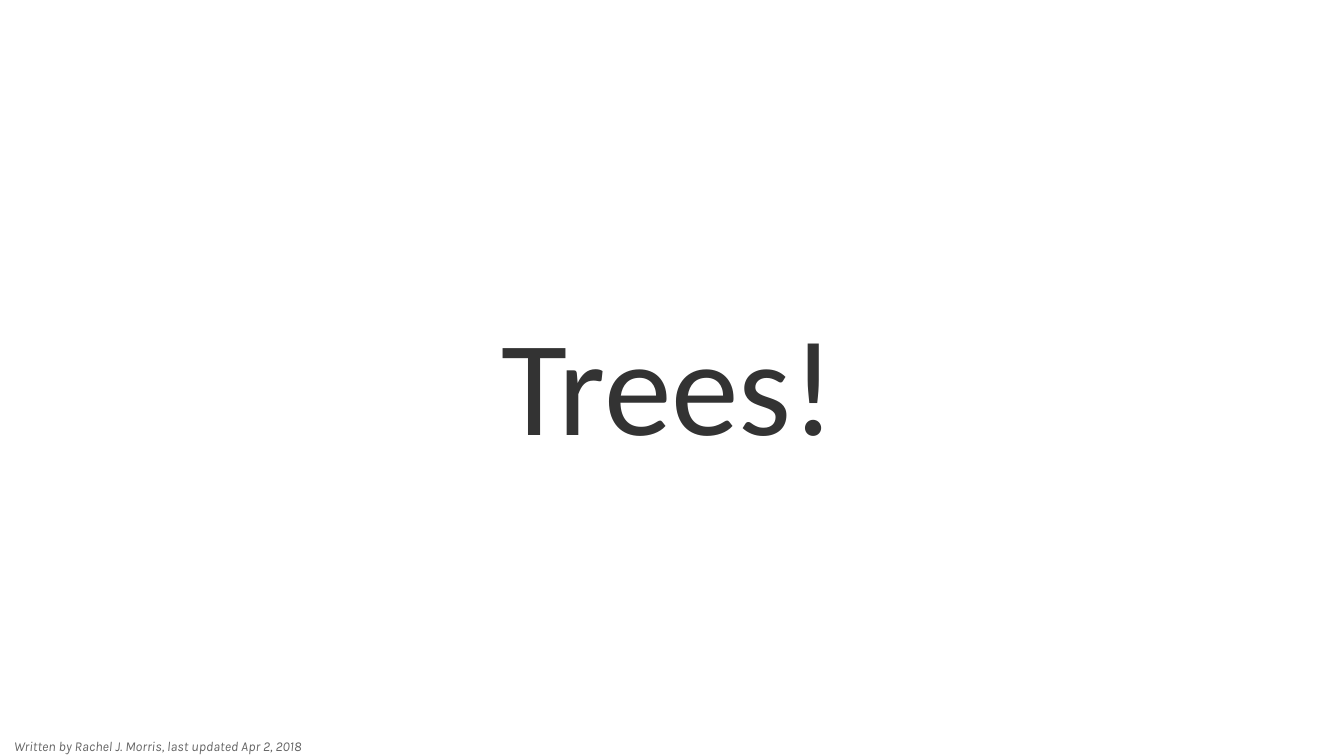
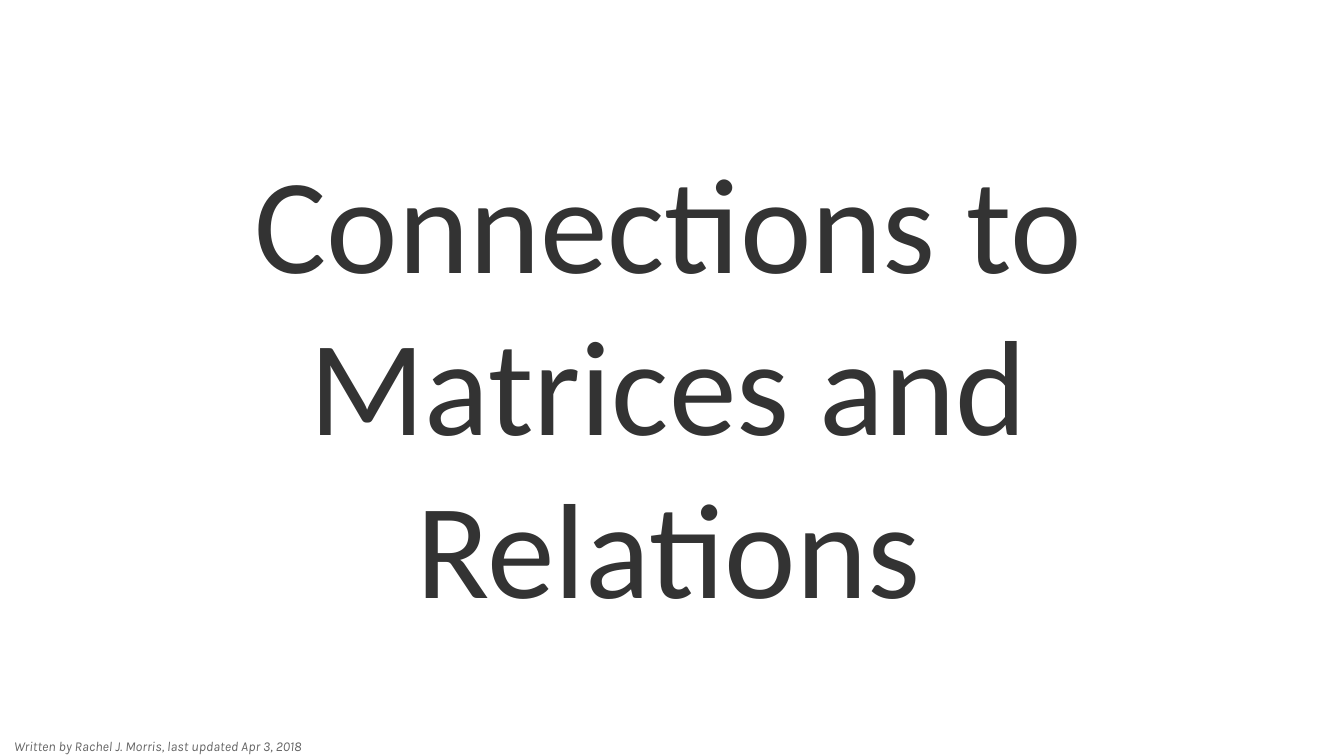
Before and after one commit to nguyenchithien/CS211-Discrete-Structures-II, a slide deck: slide 1 of Lectures/Lecture 7.4.odp. Drawn at 1344x756 pixels with LibreOffice and Linux fonts; fonts in the diff are those of the drawing; background and template pictures are left out. Boxes give left, top, right and bottom in pixels: in the first picture for what was removed or moved away, otherwise in the second. Text is boxed around its words. In the diff, an @@ line names an element or a change of style, - is before the commit and + after.

Commit message:
7.4 slides wip

```diff
--- a/Lectures/Lecture 7.4.odp
+++ b/Lectures/Lecture 7.4.odp
@@ title at [254, 179, 1082, 599]: text changed @@
-Trees!
+Connections to
+Matrices and Relations
@@ text at [14, 742, 302, 754]: text changed @@
-Written by Rachel J. Morris, last updated Apr 2, 2018
+Written by Rachel J. Morris, last updated Apr 3, 2018
```
Also in this commit, not shown: 6 slides added, 2 slides removed.
